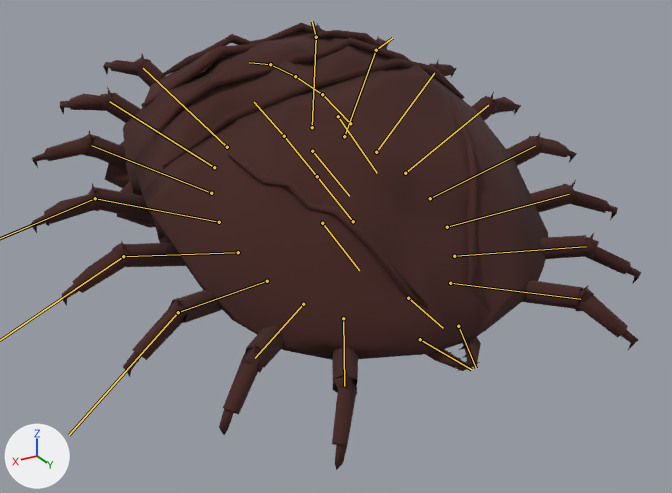
The glTF model content/art/models/hotbox.lod1.glb as it was, and as the next commit left it.
The view is the same before and after, from a 50 mm camera at (1.354, 2.144, 0.347) aimed at (0.174, 0.178, -0.636). The lights are fixed; the arrows at lower left show +X, +Y and +Z. The first picture is the older version. Both versions are drawn at frame 12 of the action 'out'; the numbers are the values there. The bones that change, and the others that lie on the model, are drawn over the model as lines.

In view in the first picture: 'body', 'legs', 'plates'.
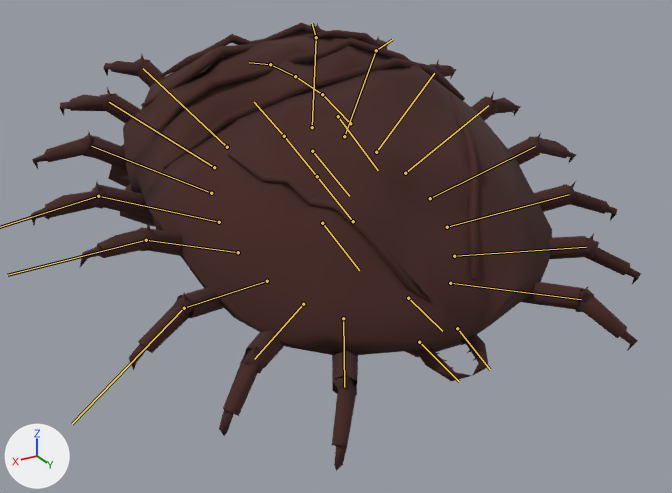
Location of each change, [x1, y1, x2, y2] in pixels of the pictures (672 x 493 px):
'plates', posed
    before: [123, 23, 548, 360]
    after: [123, 23, 552, 355]
'legs', posed
    before: [31, 23, 642, 470]
    after: [30, 23, 641, 471]
'body', posed
    before: [104, 141, 170, 243]
    after: [108, 144, 463, 357]
bone 'head', root to tip
    before: (408, 298) to (443, 328)
    after: (408, 298) to (442, 331)
bone 'mandible_r', root to tip
    before: (420, 339) to (471, 369)
    after: (419, 342) to (459, 381)
bone 'mandible_l', root to tip
    before: (458, 326) to (476, 368)
    after: (457, 328) to (490, 369)
bone 'shield', root to tip
    before: (338, 116) to (377, 173)
    after: (338, 116) to (378, 170)
bone 'leg_r3_a', root to tip
    before: (267, 281) to (178, 312)
    after: (267, 281) to (184, 308)
bone 'leg_r3_b', root to tip
    before: (178, 312) to (69, 435)
    after: (184, 308) to (72, 424)
bone 'leg_r4_a', root to tip
    before: (238, 252) to (123, 256)
    after: (238, 252) to (146, 240)
bone 'leg_r5_a', root to tip
    before: (219, 222) to (95, 198)
    after: (219, 222) to (98, 196)

What the commit changed:
Bone 'head' (bone_head) turns from (17, 0, 0) to (14, 0, 0) degrees about its own x, y and z.
Bone 'mandible_r' (bone_mandible_r) turns from (0, -2, 15) to (0, 0, 0) degrees about its own x, y and z.
Bone 'mandible_l' (bone_mandible_l) turns from (0, 2, -15) to (0, 0, 0) degrees about its own x, y and z.
Bone 'shield' (bone_shield) turns from (-3, 0, 0) to (0, 0, 0) degrees about its own x, y and z.
Bone 'leg_r3_a' (bone_leg_r3_a) turns from (9, 0, 1) to (11, 0, 4) degrees about its own x, y and z.
Bone 'leg_r3_b' (bone_leg_r3_b) turns from (12, 1, -6) to (16, 1, -9) degrees about its own x, y and z.
Bone 'leg_r4_a' (bone_leg_r4_a) turns from (9, 0, 2) to (20, 1, 12) degrees about its own x, y and z.
Bone 'leg_r4_b' (bone_leg_r4_b) turns from (10, 1, -8) to (27, 5, -22) degrees about its own x, y and z.
Bone 'leg_r5_a' (bone_leg_r5_a) turns from (8, 0, 2) to (11, 0, 5) degrees about its own x, y and z.
Bone 'leg_r5_b' (bone_leg_r5_b) turns from (8, 1, -10) to (12, 1, -15) degrees about its own x, y and z.
